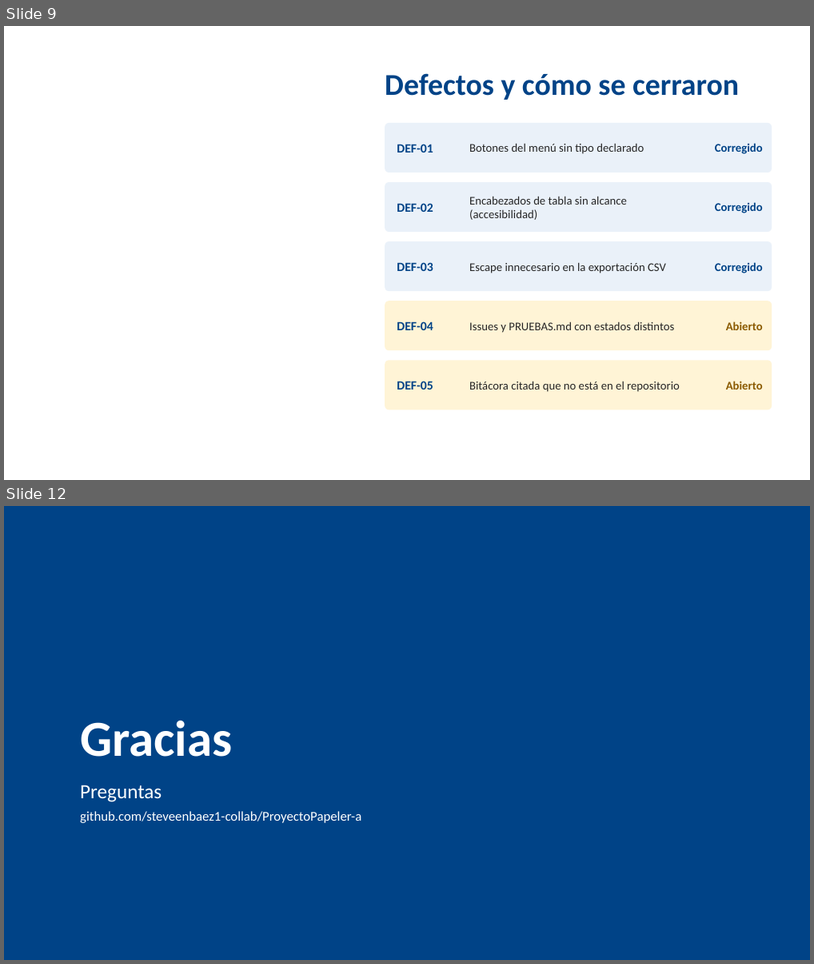
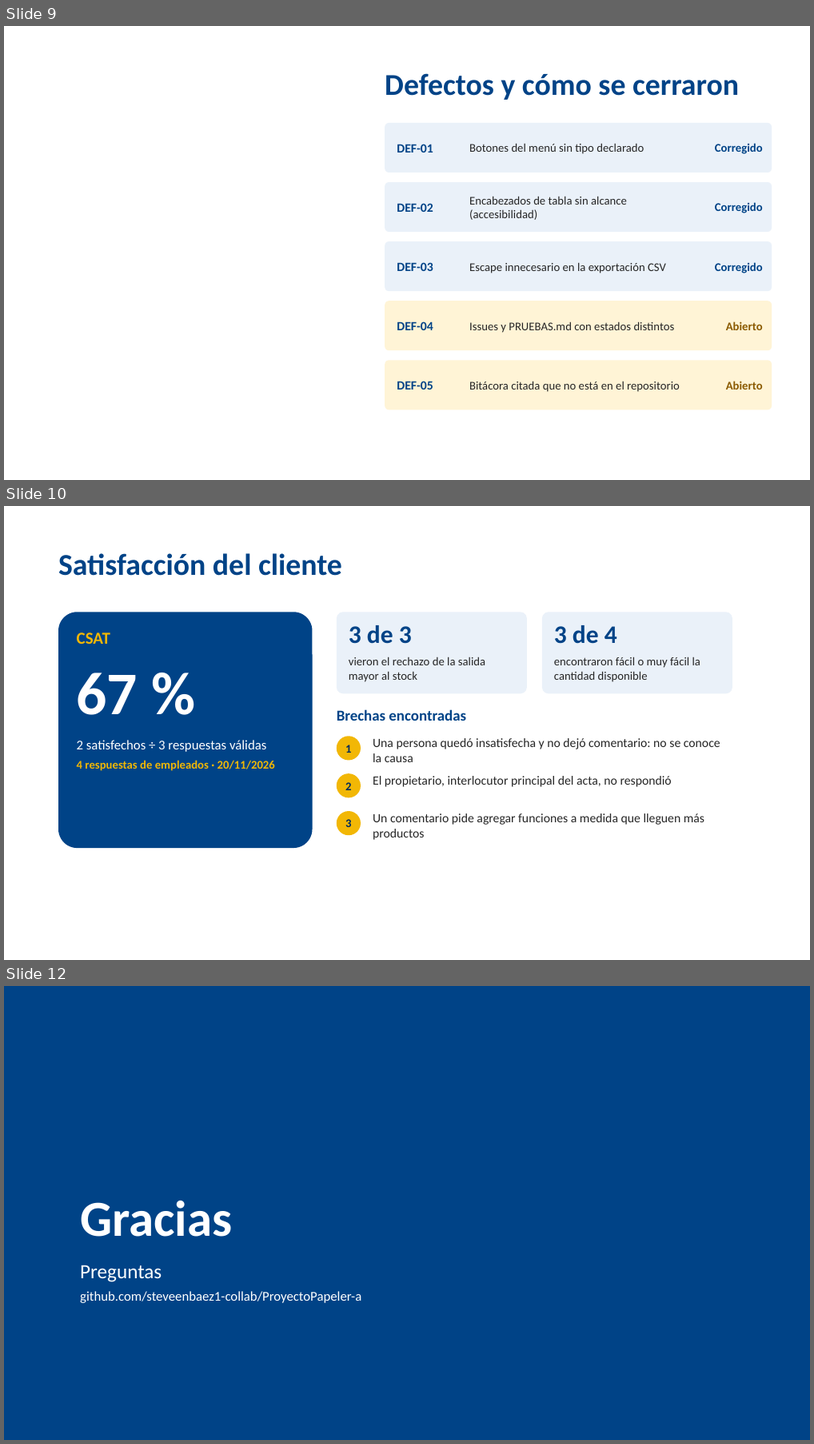
Before and after one commit to steveenbaez1-collab/ProyectoPapeler-a, a slide deck: docs/entrega-final/Sustentacion_Inventario_Papeleria.pptx. Shown one above the other, each under a label of ours: slides 9 and 12 before the commit, slides 9, 10 and 12 after it; the slides between them are not shown. The pictures are 814x964 and 814x1444 pixels, drawn with LibreOffice and Linux fonts; fonts in the diff are those of the drawing; background and template pictures are left out. Boxes give left, top, right and bottom in pixels: in the first picture for what was removed or moved away, otherwise in the second. Text is boxed around its words. In the diff, an @@ line names an element or a change of style, - is before the commit and + after.

```diff
--- a/docs/entrega-final/Sustentacion_Inventario_Papeleria.pptx
+++ b/docs/entrega-final/Sustentacion_Inventario_Papeleria.pptx
@@ slide 10 added at (4,506,810,960), background #FFFFFF @@
@@ text added at (58,553,342,576), 36 pt, text #004387, bold @@
+Satisfacción del cliente
@@ rounded rectangle added at (58,612,313,848), fill #004387 @@
@@ rounded rectangle added at (337,612,527,693), fill #EAF1F9 @@
@@ text added at (349,625,412,644), 30 pt, text #004387, bold @@
+3 de 3
@@ rounded rectangle added at (542,612,733,693), fill #EAF1F9 @@
@@ text added at (554,625,618,644), 30 pt, text #004387, bold @@
+3 de 4
@@ text added at (77,632,110,644), 20 pt, text #F2B705, bold @@
+CSAT
@@ text added at (77,672,138,715), 72 pt, text #FFFFFF, bold @@
+67 %
@@ text added at (349,656,486,682), 14 pt, text #262626 @@
+vieron el rechazo de la salida mayor al stock
@@ text added at (554,656,701,682), 14 pt, text #262626 @@
+encontraron fácil o muy fácil la cantidad disponible
@@ text added at (337,709,466,720), 18 pt, text #004387, bold @@
+Brechas encontradas
@@ text added at (77,740,275,771), 14 pt, text #F2B705, bold @@
+2 satisfechos ÷ 3 respuestas válidas
+4 respuestas de empleados · 20/11/2026
@@ ellipse added at (337,736,361,760), fill #F2B705, 14 pt, text #002B5C, bold @@
+1
@@ text added at (373,738,721,762), 15 pt, text #262626 @@
+Una persona quedó insatisfecha y no dejó comentario: no se conoce la causa
@@ ellipse added at (337,773,361,797), fill #F2B705, 14 pt, text #002B5C, bold @@
+2
@@ text added at (373,776,672,787), 15 pt, text #262626 @@
+El propietario, interlocutor principal del acta, no respondió
@@ ellipse added at (337,811,361,835), fill #F2B705, 14 pt, text #002B5C, bold @@
+3
@@ text added at (373,813,705,840), 15 pt, text #262626 @@
+Un comentario pide agregar funciones a medida que lleguen más productos
```
Also in this commit, not shown: 1 slide changed, 1 slide removed, 2 other files.
